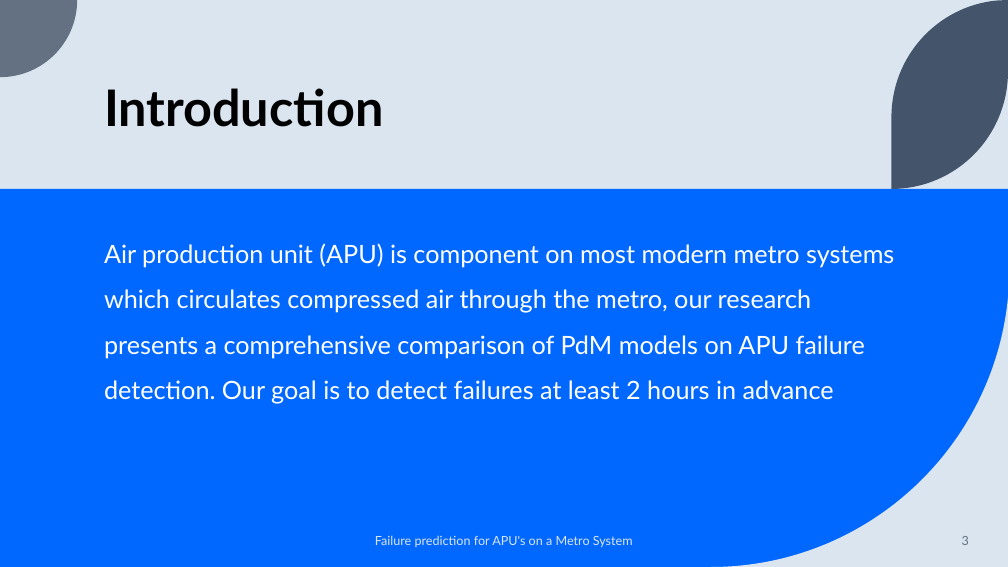
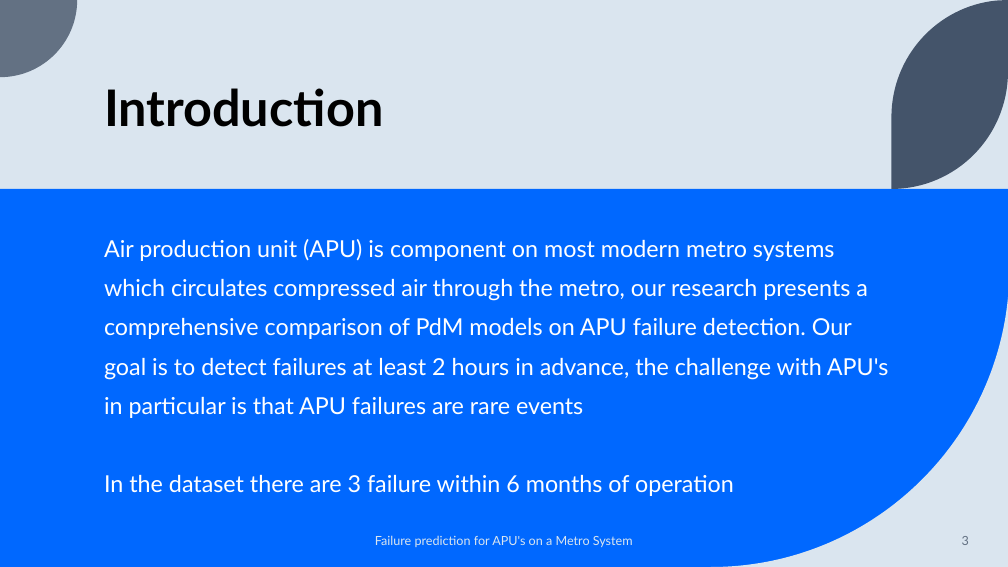
Before and after one commit to aaryadevg/Metro_PdM_Research, a slide deck: slide 3 of Paper/Viva.pptx. Drawn at 1008x567 pixels with LibreOffice and Linux fonts; fonts in the diff are those of the drawing. Boxes give left, top, right and bottom in pixels: in the first picture for what was removed or moved away, otherwise in the second. Text is boxed around its words. In the diff, an @@ line names an element or a change of style, - is before the commit and + after.

Commit message:
Added more details to viva powerpoint, Fixed missing citation in paper issue, fixed spelling errors in the paper

```diff
--- a/Paper/Viva.pptx
+++ b/Paper/Viva.pptx
@@ text at bbox=[104, 239, 889, 496]: text changed; size 24 to 22.2 pt @@
-Air production unit (APU) is component on most modern metro systems which circulates compressed air through the metro, our research presents a comprehensive comparison of PdM models on APU failure detection. Our goal is to detect failures at least 2 hours in advance
+Air production unit (APU) is component on most modern metro systems which circulates compressed air through the metro, our research presents a comprehensive comparison of PdM models on APU failure detection. Our goal is to detect failures at least 2 hours in advance, the challenge with APU's in particular is that APU failures are rare events
+In the dataset there are 3 failure within 6 months of operation
```
Also in this commit, not shown: 4 other slides changed, 12 slides added, 15 other files.
